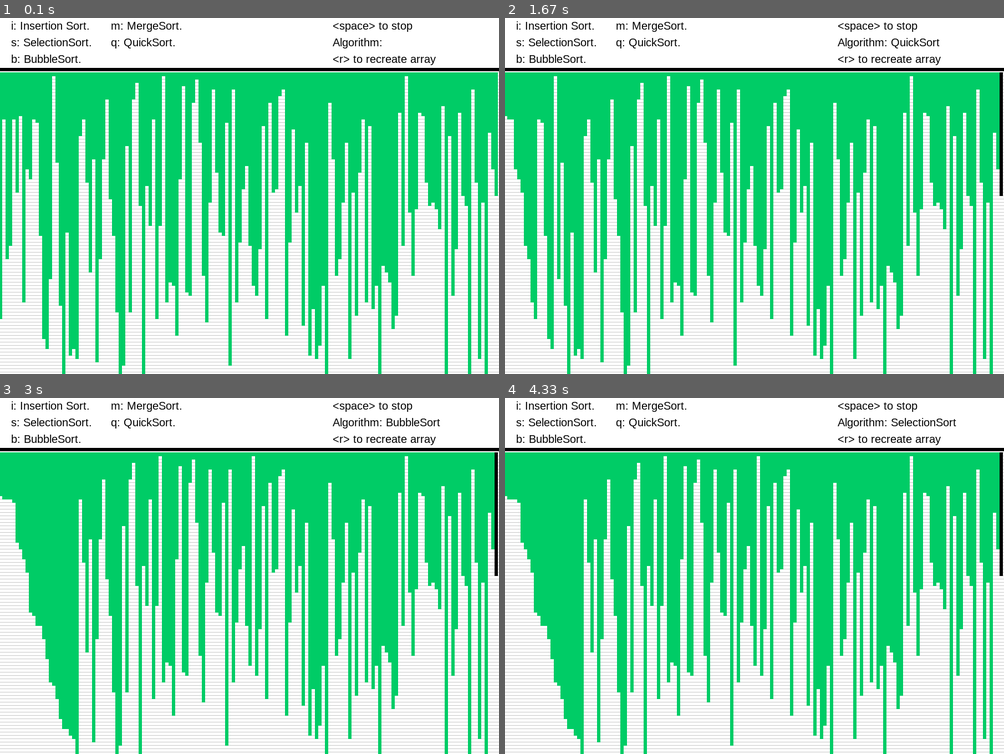
Above: before the commit, frames 1-4 (two rows, left to right).
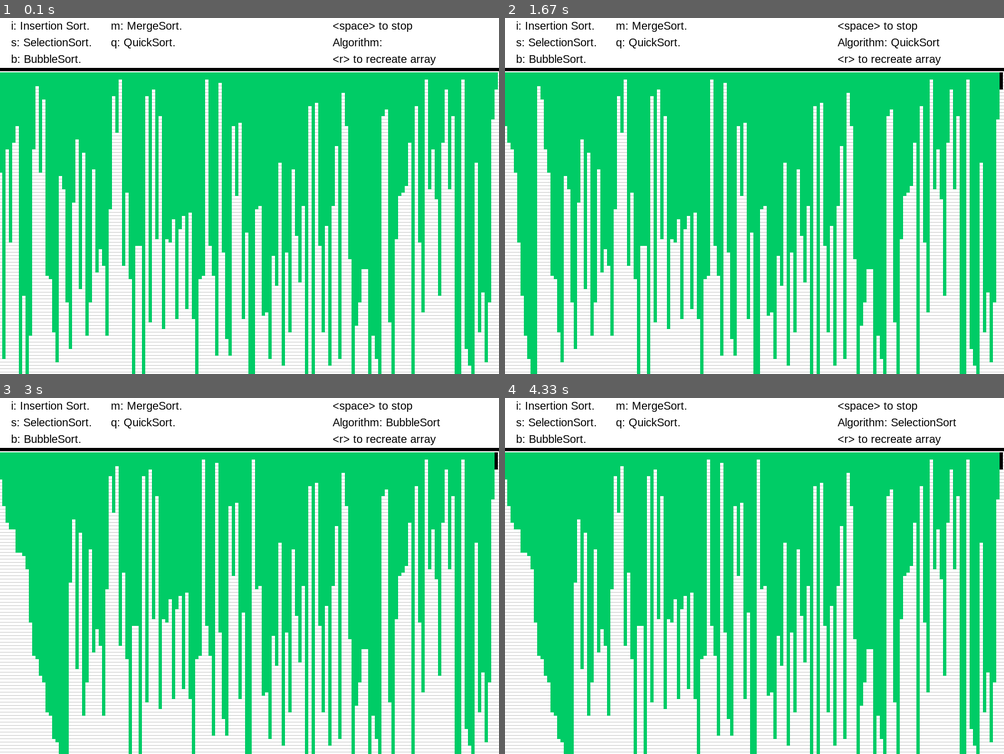
Above: after the commit, the same moments.

Repository: breezekiller789/Sorting_Algorithm_Visualized
Game: pygame game, started from Sorting_Algo_Visualized.py
Two runs of this game, one before a commit and one after it. Both use one fixed random seed, a clock stepped at 60 frames per second and the inputs below.
Inputs:
- Up to frame 1 (0.1 s): no input
- Up to frame 2 (1.67 s): hold M 0.33-0.8 s; tap Space at 0.83, 1.23, 1.53 s; hold Q 1.17-1.63 s
- Up to frame 3 (3 s): tap I at 1.67 s; tap Space at 2.07, 2.37, 2.9 s; tap B at 2.5 s
- Up to frame 4 (4.33 s): tap S at 3.67 s; tap Space at 4.07 s

The runs differ from the first frame. In frame 1, 30% of the frame differs, in the area x 0-100%, y 16-100%; in frame 2, 29%; in frame 3, 27%; in frame 4, 27%.

Commit message:
algorithm, utility organized

Diff:
--- a/Algorithms/Algorithms.py
+++ b/Algorithms/Algorithms.py
@@ -1,12 +1,19 @@
 #!/usr/bin/env python3
 # -*- coding: utf-8 -*-
 
-from PyGameUtils import *
+from PyGameUtils import PyGameUtils
+from PyGameUtils import Colors
+import pygame
 
 # To end recursion when user wanted to pause the program
 END = -1
 
+Array_Size = 150    # 總共150筆資料
+Array_Color = [Colors.Green] * (Array_Size+1)   # 每筆資料顏色先給綠色
+Array = [0] * (Array_Size+1)        # 一百五十筆資料，初始先給0
 
+
+# quick sort，用遞迴解。
 def QuickSort(p, n):
     if p < n:
         q = Partition(p, n)
@@ -21,14 +28,14 @@
 def Partition(p, n):
     Pivot = Array[n]
     i = p - 1
-    Array_Color[n] = Colors[2]
+    Array_Color[n] = Colors.Black
     for j in range(p, n+1):
         pygame.event.pump()
-        Array_Color[i] = Colors[1]
-        Array_Color[j] = Colors[1]
-        Refresh_Page()
-        Array_Color[i] = Colors[0]
-        Array_Color[j] = Colors[0]
+        Array_Color[i] = Colors.Red     # 正在比較的兩筆換成紅色
+        Array_Color[j] = Colors.Red     # 正在比較的兩筆換成紅色
+        PyGameUtils.Refresh_Page()
+        Array_Color[i] = Colors.Green   # 換回來
+        Array_Color[j] = Colors.Green   # 換回來
         if Array[j] < Pivot:
             i += 1
             tmp = Array[j]
@@ -47,6 +54,7 @@
     return i
 
 
+# Merge sort遞迴解
 def MergeSort(l, r):
     mid = (l+r)//2
     if l < r:
@@ -65,11 +73,11 @@
     temp = []
     while i <= x1 and j <= r:
         pygame.event.pump()
-        Array_Color[i] = Colors[1]
-        Array_Color[j] = Colors[1]
-        Refresh_Page()
-        Array_Color[i] = Colors[0]
-        Array_Color[j] = Colors[0]
+        Array_Color[i] = Colors.Red         # 正在比較的兩筆換成紅色
+        Array_Color[j] = Colors.Red         # 正在比較的兩筆換成紅色
+        PyGameUtils.Refresh_Page()
+        Array_Color[i] = Colors.Green       # 換回來
+        Array_Color[j] = Colors.Green       # 換回來
         if Array[i] < Array[j]:
             temp.append(Array[i])
             i += 1
@@ -82,41 +90,33 @@
                 if event.key == pygame.K_SPACE:
                     return END
 
+    # 可能左半邊還有剩下，直接全部append到temp
     while i <= x1:
         pygame.event.pump()
-        Array_Color[i] = Colors[1]
-        Refresh_Page()
-        Array_Color[i] = Colors[0]
+        Array_Color[i] = Colors.Red
+        PyGameUtils.Refresh_Page()
+        Array_Color[i] = Colors.Green
         temp.append(Array[i])
         i += 1
-        # 讓使用者可以中途暫停
-        for event in pygame.event.get():
-            if event.type == pygame.KEYDOWN:
-                if event.key == pygame.K_SPACE:
-                    return END
 
+    # 可能右半邊還有剩下，直接全部append到temp
     while j <= r:
         pygame.event.pump()
-        Array_Color[j] = Colors[1]
-        Refresh_Page()
-        Array_Color[j] = Colors[0]
+        Array_Color[j] = Colors.Red
+        PyGameUtils.Refresh_Page()
+        Array_Color[j] = Colors.Green
         temp.append(Array[j])
         j += 1
-        # 讓使用者可以中途暫停
-        for event in pygame.event.get():
-            if event.type == pygame.KEYDOWN:
-                if event.key == pygame.K_SPACE:
-                    return END
 
-    # 排好的東西都先放到temp裡頭，待會再一次印出來。
+    # 走到這裡代表全部都排好放在temp，現在就是進去把它印出來。
     i = 0
     for idx in range(l, r+1):
         pygame.event.pump()
         Array[idx] = temp[i]
         i += 1
-        Array_Color[idx] = Colors[2]
-        Refresh_Page()
-        Array_Color[idx] = Colors[0]
+        Array_Color[idx] = Colors.Black
+        PyGameUtils.Refresh_Page()
+        Array_Color[idx] = Colors.Green
         # 讓使用者可以中途暫停
         for event in pygame.event.get():
             if event.type == pygame.KEYDOWN:
@@ -128,9 +128,9 @@
     for i in range(1, Array_Size+1):
         for j in range(1, Array_Size+1-i):
             pygame.event.pump()
-            Array_Color[j] = Colors[1]      # 把目前位置標記起來，用紅色標起來
-            Refresh_Page()                  # 畫面重刷
-            Array_Color[j] = Colors[0]      # 顏色換回來
+            Array_Color[j] = Colors.Red     # 把目前位置標記起來，用紅色標起來
+            PyGameUtils.Refresh_Page()      # 畫面重刷
+            Array_Color[j] = Colors.Green   # 顏色換回來
             if Array[j+1] > Array[j]:
                 tmp = Array[j+1]
                 Array[j+1] = Array[j]
@@ -147,9 +147,9 @@
         Min_Index = i
         for j in range(i+1, Array_Size+1):
             pygame.event.pump()
-            Array_Color[j] = Colors[1]      # 把目前位置標記起來，用紅色標起來
-            Refresh_Page()                  # 畫面重刷
-            Array_Color[j] = Colors[0]      # 顏色換回來
+            Array_Color[j] = Colors.Red     # 把目前位置標記起來，用紅色標起來
+            PyGameUtils.Refresh_Page()      # 畫面重刷
+            Array_Color[j] = Colors.Green   # 顏色換回來
             # 這邊的邏輯跟原本的不一樣，因為陣列是倒著放的，所以大跟小要反過來。
             if Array[j] < Array[Min_Index]:
                 Min_Index = j
@@ -168,15 +168,15 @@
 def InsertionSort():
     for i in range(2, Array_Size+1):
         key = Array[i]
-        Array_Color[i] = Colors[1]
+        Array_Color[i] = Colors.Red
         j = i-1
         while j > 0 and key < Array[j]:
             pygame.event.pump()
-            Array_Color[j] = Colors[1]
-            Refresh_Page()
-            Array_Color[i] = Colors[0]
-            Array_Color[j] = Colors[0]
-            Array[j+1] = Array[j]
+            Array_Color[j] = Colors.Red
+            PyGameUtils.Refresh_Page()
+            Array_Color[i] = Colors.Green
+            Array_Color[j] = Colors.Green
+            Array[j+1] = Array[j]       # Insert!!
             j -= 1
             # 讓使用者可以中途暫停
             for event in pygame.event.get():
--- /dev/null
+++ b/PyGameUtils/Colors.py
@@ -0,0 +1,7 @@
+#!/usr/bin/env python3
+# -*- coding: utf-8 -*-
+
+Green = (0, 204, 102)   # 青綠色
+Red = (255, 0, 0)        # 鮮紅色
+Black = (0, 0, 0)       # 黑
+Orange = (255, 102, 0)  # 橘色
--- /dev/null
+++ b/PyGameUtils/Fonts.py
@@ -0,0 +1,8 @@
+#!/usr/bin/env python3
+# -*- coding: utf-8 -*-
+
+import pygame
+
+pygame.font.init()
+FontTitleSmall = pygame.font.SysFont("arial", 20)
+FontTitleBig = pygame.font.SysFont("arial", 30)
--- a/PyGameUtils.py
+++ b/PyGameUtils/PyGameUtils.py
@@ -3,40 +3,32 @@
 
 import random
 import pygame
+from Algorithms import Algorithms as Algo
+from . import Colors
+from . import Fonts
 
 pygame.init()
-pygame.font.init()
 
 Width = 900      # 螢幕寬度
 Height = 650     # 螢幕高度
-Key_Range = 100  # 設定最大鍵值
+Key_Range = 100     # 設定最大鍵值
 algorithm = ""
 screen = pygame.display.set_mode((Width, Height))   # 初始化螢幕
 
 # 設定標題
 pygame.display.set_caption("Merge Sort")
-Array_Size = 150    # 總共150筆資料
-Array_Color = [(0, 204, 102)] * (Array_Size+1)  # 每筆資料顏色先給綠色
-Array = [0] * (Array_Size+1)        # 一百五十筆資料，初始先給0
-Colors = [
-    (0, 204, 102),  # 青綠色
-    (255, 0, 0),    # 鮮紅色
-    (0, 0, 0),      # 黑
-    (255, 102, 0)   # 橘色
-]
-
-# 先設定字體
-fnt1 = pygame.font.SysFont("arial", 20)
-fnt2 = pygame.font.SysFont("arial", 30)
 
 
 # 生產一個隨機的array
 def Generate_Array():
-    for i in range(1, Array_Size+1):
-        Array_Color[i] = Colors[0]  # 都先設定青綠色
-        Array[i] = random.randrange(1, Key_Range)       # 隨機產生input
+    for i in range(1, Algo.Array_Size+1):
+        # 都先設定青綠色
+        Algo.Array_Color[i] = Colors.Green
+        # 隨機產生input
+        Algo.Array[i] = random.randrange(1, Key_Range)
 
 
+# 刷新頁面
 def Refresh_Page():
     '''
         Refresh the whole page including the input array and strings, algorithm
@@ -47,21 +39,27 @@
     pygame.time.delay(5)
 
 
-# 更新整個畫面。
+# 畫出整個頁面，包含標題，注意事項等等。
 def Draw():
     '''
     Draw the entire frame on the main page, including user info and instructions
     and array structures
     '''
     # 寫出畫面上的字，先用render來回傳一個Surface然後再用blit貼上去。
-    nav1 = fnt1.render("i: Insertion Sort.", True, (0, 0, 0))
-    nav2 = fnt1.render("s: SelectionSort.", True, (0, 0, 0))
-    nav3 = fnt1.render("b: BubbleSort.", True, (0, 0, 0))
-    nav4 = fnt1.render("m: MergeSort.", True, (0, 0, 0))
-    nav5 = fnt1.render("q: QuickSort.", True, (0, 0, 0))
-    space_to_stop = fnt1.render("<space> to stop", True, (0, 0, 0))
-    recreate = fnt1.render("<r> to recreate array", True, (0, 0, 0))
-    Algo_Info = fnt1.render("Algorithm: "+algorithm, True, (0, 0, 0))
+    nav1 = Fonts.FontTitleSmall.render("i: Insertion Sort.", True, (0, 0, 0))
+    nav2 = Fonts.FontTitleSmall.render("s: SelectionSort.", True, (0, 0, 0))
+    nav3 = Fonts.FontTitleSmall.render("b: BubbleSort.", True, (0, 0, 0))
+    nav4 = Fonts.FontTitleSmall.render("m: MergeSort.", True, (0, 0, 0))
+    nav5 = Fonts.FontTitleSmall.render("q: QuickSort.", True, (0, 0, 0))
+
+    space_to_stop = Fonts.FontTitleSmall.render(
+        "<space> to stop", True, (0, 0, 0))
+
+    recreate = Fonts.FontTitleSmall.render(
+        "<r> to recreate array", True, (0, 0, 0))
+
+    Algo_Info = Fonts.FontTitleSmall.render(
+        "Algorithm: "+algorithm, True, (0, 0, 0))
 
     # 貼上螢幕。
     screen.blit(nav1, (20, 10))
@@ -73,7 +71,7 @@
     screen.blit(recreate, (600, 70))
     screen.blit(space_to_stop, (600, 10))
 
-    Boundry_Width = int(Width/Array_Size)       # 每一個小格子的寬
+    Boundry_Width = int(Width/Algo.Array_Size)       # 每一個小格子的寬
     # Boundry_Height = int(Height/Array_Size)       # 每一個小格子的寬
 
     # 畫出分界線。
@@ -85,10 +83,11 @@
                          (0, i*Boundry_Width+100),      # Start_X_Axis
                          (900, i*Boundry_Width+100),    # Start_Y_Axis
                          1)                             # Width
-    for i in range(1, Array_Size+1):
-        # print(i, Array[i])
-        pygame.draw.line(screen,
-                         Array_Color[i],
-                         ((i-1)*Boundry_Width, 106),
-                         ((i-1)*Boundry_Width, 106+Array[i]*Boundry_Width),
-                         Boundry_Width)
+    # 畫出所有陣列值，這邊是上下顛倒著印。
+    for i in range(1, Algo.Array_Size+1):
+        pygame.draw.line(
+            screen,
+            Algo.Array_Color[i],
+            ((i-1)*Boundry_Width, 106),
+            ((i-1)*Boundry_Width, 106+Algo.Array[i]*Boundry_Width),
+            Boundry_Width)
--- a/Sorting_Algo_Visualized.py
+++ b/Sorting_Algo_Visualized.py
@@ -2,7 +2,7 @@
 # -*- coding: utf-8 -*-
 
 import pygame
-import PyGameUtils
+from PyGameUtils import PyGameUtils
 from Algorithms.Algorithms import (
     InsertionSort,
     SelectionSort,
@@ -10,6 +10,7 @@
     QuickSort,
     MergeSort
 )
+from Algorithms.Algorithms import Array_Size
 
 
 def main():
@@ -25,7 +26,7 @@
                     PyGameUtils.Generate_Array()
                 if event.key == pygame.K_m:    # Do merge sort
                     PyGameUtils.algorithm = "MergeSort"
-                    MergeSort(1, PyGameUtils.Array_Size)
+                    MergeSort(1, Array_Size)
                 if event.key == pygame.K_b:
                     PyGameUtils.algorithm = "BubbleSort"
                     BubbleSort()
@@ -37,7 +38,7 @@
                     InsertionSort()
                 if event.key == pygame.K_q:
                     PyGameUtils.algorithm = "QuickSort"
-                    QuickSort(1, PyGameUtils.Array_Size)
+                    QuickSort(1, Array_Size)
 
         PyGameUtils.Draw()
         pygame.display.update()
Empty file added: Algorithms/__init__.py
Empty file added: PyGameUtils/__init__.py
